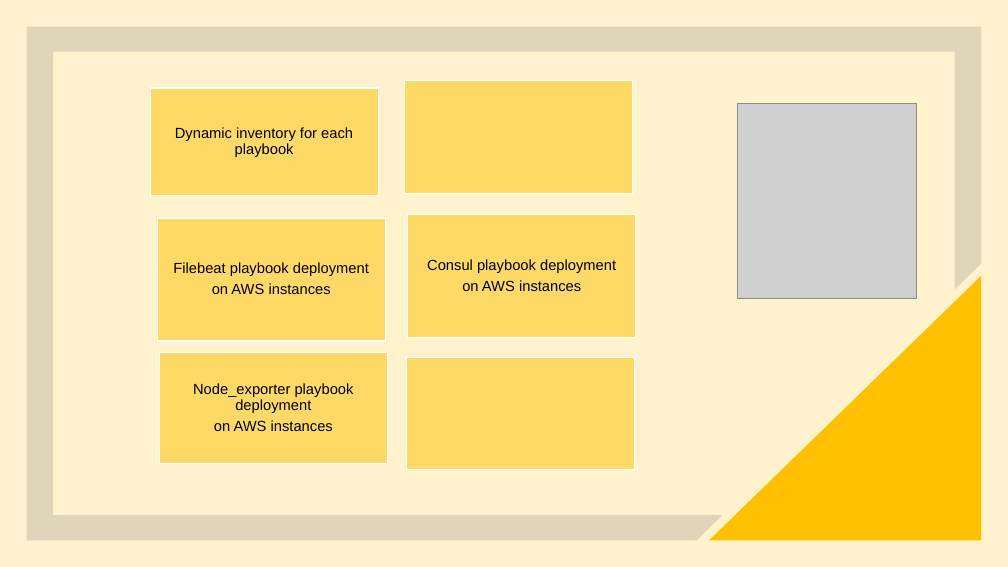
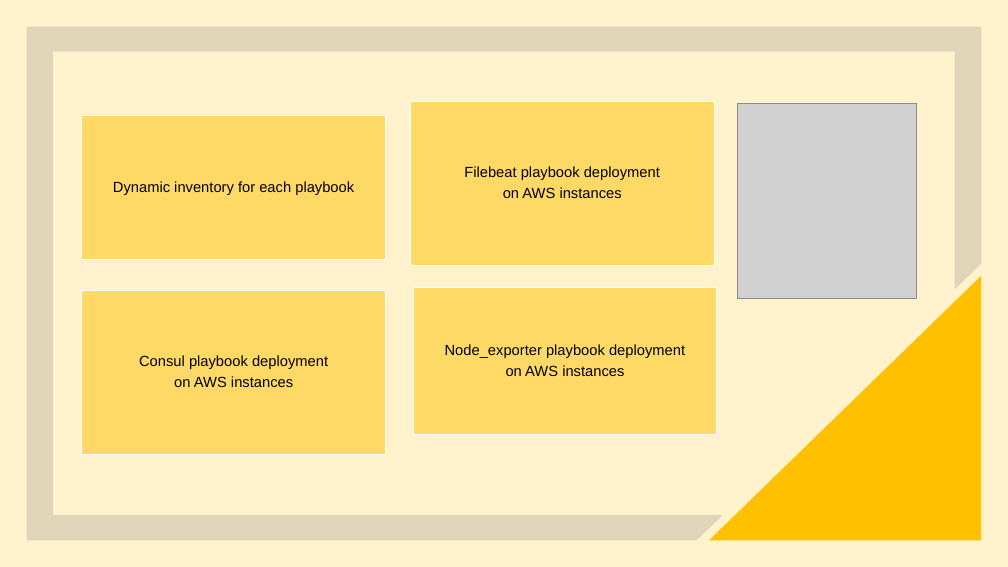
Before and after one commit to GoddessDianaPub/aws-terraform, a slide deck: slide 4 of OpsSchool-project-Diana.pptx. Drawn at 1008x567 pixels with LibreOffice and Linux fonts; fonts in the diff are those of the drawing; grey boxes stand for pictures. Boxes give left, top, right and bottom in pixels: in the first picture for what was removed or moved away, otherwise in the second. Text is boxed around its words. In the diff, an @@ line names an element or a change of style, - is before the commit and + after.

```diff
--- a/OpsSchool-project-Diana.pptx
+++ b/OpsSchool-project-Diana.pptx
@@ text "Dynamic inventory for each playbook" rewrapped from bbox=[175, 127, 353, 157] to bbox=[113, 181, 354, 195] @@
@@ rectangle: place and size @@
-rectangle at bbox=[150, 88, 378, 196]
+rectangle at bbox=[82, 116, 386, 259]
@@ text "Filebeat playbook deployment": place and size @@
-text "Filebeat playbook deployment" at bbox=[173, 262, 369, 294]
+text "Filebeat playbook deployment" at bbox=[464, 166, 660, 198]
@@ rectangle: place and size @@
-rectangle at bbox=[405, 81, 632, 194]
+rectangle at bbox=[411, 101, 715, 265]
@@ rectangle removed at bbox=[157, 218, 385, 341] @@
@@ rectangle removed at bbox=[408, 215, 636, 337] @@
@@ text "Consul playbook deployment": place and size @@
-text "Consul playbook deployment" at bbox=[427, 259, 616, 291]
+text "Consul playbook deployment" at bbox=[139, 355, 328, 387]
@@ rectangle: place and size @@
-rectangle at bbox=[160, 353, 387, 464]
+rectangle at bbox=[82, 291, 386, 454]
@@ text "Node_exporter playbook deployment" rewrapped from bbox=[193, 383, 354, 431] to bbox=[445, 344, 685, 376] @@
@@ rectangle: place and size @@
-rectangle at bbox=[407, 358, 634, 470]
+rectangle at bbox=[414, 288, 718, 435]
```
Also in this commit, not shown: 1 other slide changed.
